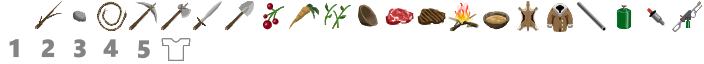
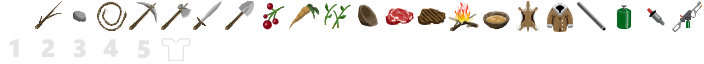
Revision of a layered 704x64 image; what changed, layer by layer:
"Paint Layer 4" (1st of 2): opacity 100% → 22%, painted on it over [9, 38, 191, 62]
painted on "Paint Layer 4" (2nd of 2) over [9, 38, 191, 62]
